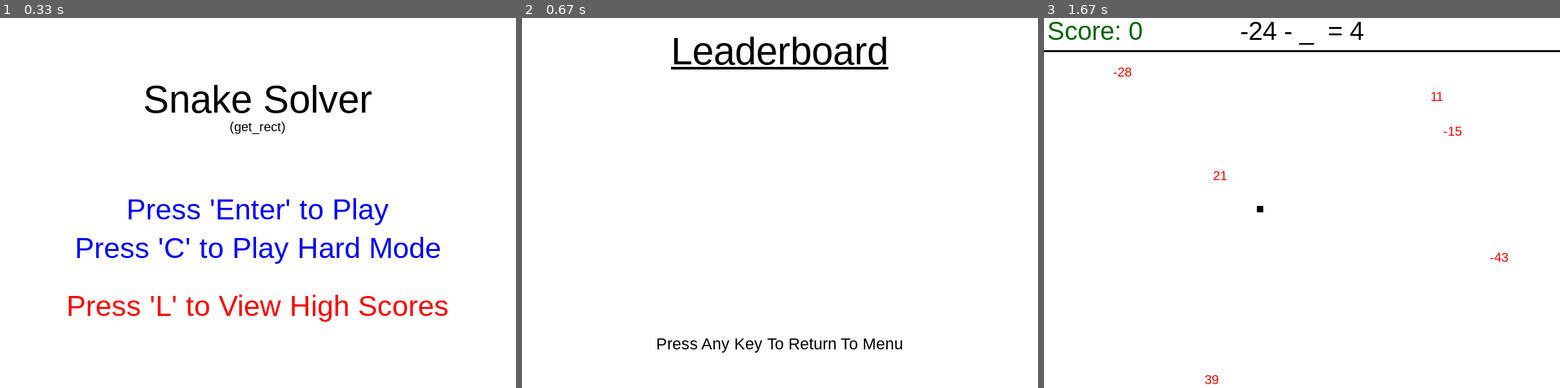
Above: before the commit, frames 1-3 (left to right).
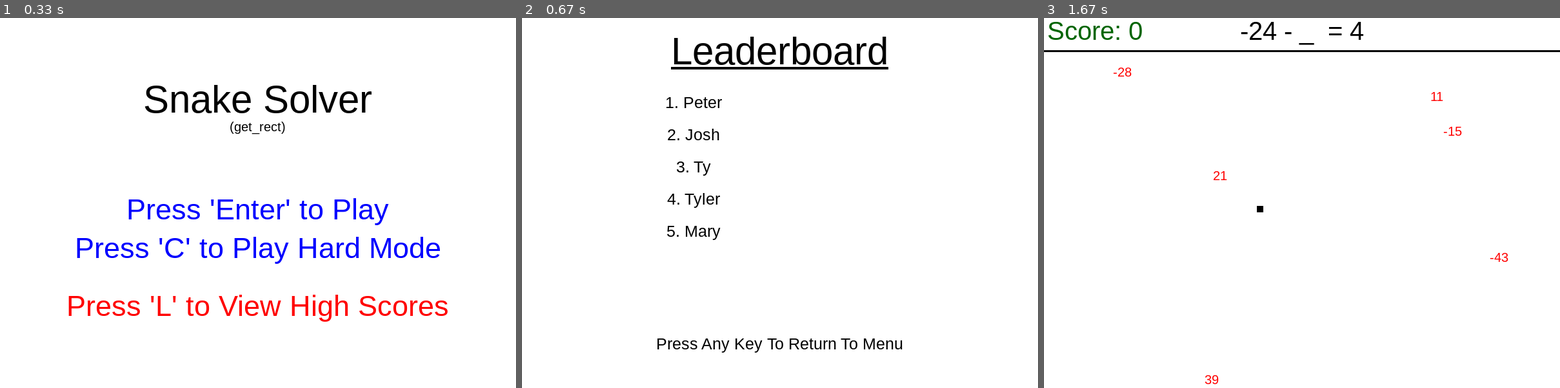
Above: after the commit, the same moments.

Repository: texascloud/gamejam
Game: pygame game, started from menu.py
Two runs of this game, one before a commit and one after it. Both use one fixed random seed, a clock stepped at 60 frames per second and the inputs below.
Inputs:
- Up to frame 1 (0.33 s): no input
- Up to frame 2 (0.67 s): tap L at 0.33 s
- Up to frame 3 (1.67 s): hold Right 0.67-1.13 s; tap Enter at 1.5 s

Frame 1 is identical in both runs. In frame 2, 0.5% of the frame differs, in the area x 28-39%, y 21-60%; in frame 3, nothing differs.

Commit message:
Started displaying highscores

Diff:
--- a/leaderboard.py
+++ b/leaderboard.py
@@ -1,4 +1,5 @@
-import sys, pygame
+from __future__ import print_function
+import sys, pygame, csv
 from pygame.locals import *
 
 def scores():
@@ -13,6 +14,16 @@
 
 	gameExit = False
 	fps = 120
+	highScoreList =[]
+
+	with open('scores.txt', 'r') as f:
+		reader = csv.reader(f, delimiter=",")
+		for row in reader:
+			highScoreList.append(row)
+
+	# f = open('scores.txt', 'w+')
+	# for l in f.readlines():
+	# 	print l.strip().split(", ")
 
 	while not gameExit:
 		clock.tick(fps)
@@ -38,4 +49,13 @@
 		returnFontText_rect = returnFontText.get_rect()
 		screen.blit(returnFontText, [width/2-(returnFontText_rect.w/2),height-100])
 
+		scoreFont = pygame.font.SysFont('Arial', 25)
+		for i in range(len(highScoreList)):
+			nameText = scoreFont.render(str(i+1) + ". " + highScoreList[i][0], True, black)
+			nameText_rect = nameText.get_rect()
+			screen.blit(nameText, [width/3-(nameText_rect.w/2),(height/8-50)+(50*(i+2))])
+
 		pygame.display.update()
+
+		# if gameExit:
+		# 	f.close()
--- /dev/null
+++ b/scores.txt
@@ -0,0 +1,5 @@
+Peter,26
+Josh,1
+Ty,0
+Tyler,0
+Mary,-1
Not shown, changed: game.pyc
Not shown, changed: leaderboard.pyc
Not shown, added: scores.txt~
